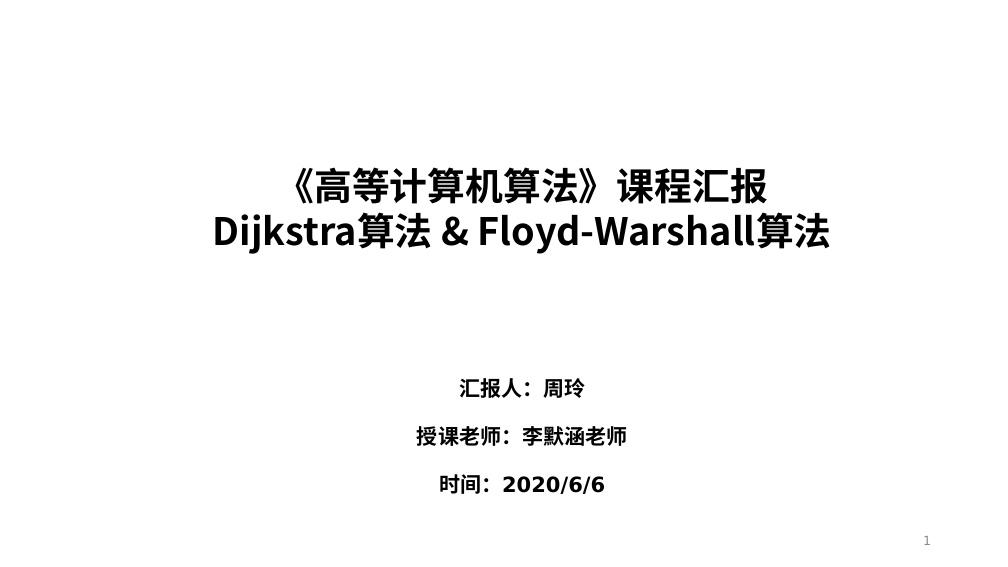
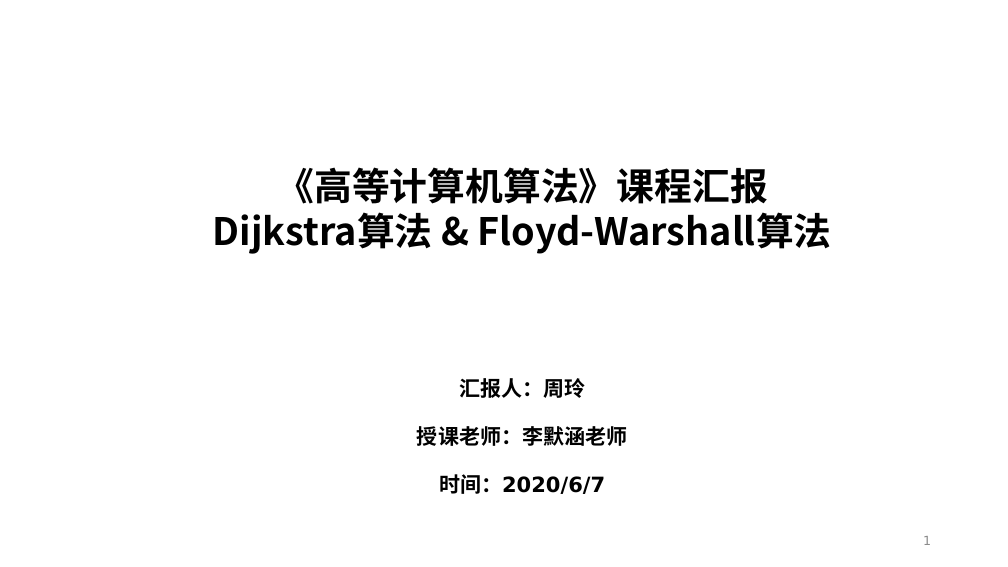
Before and after one commit to xjtuerz0/-, a slide deck: slide 1 of 高等计算机算法.pptx. Drawn at 1008x567 pixels with LibreOffice and Linux fonts; fonts in the diff are those of the drawing. Boxes give left, top, right and bottom in pixels: in the first picture for what was removed or moved away, otherwise in the second. Text is boxed around its words. In the diff, an @@ line names an element or a change of style, - is before the commit and + after.

```diff
--- a/高等计算机算法.pptx
+++ b/高等计算机算法.pptx
@@ text at (x1=439, y1=474, x2=605, y2=494): text changed @@
-时间：2020/6/6
+时间：2020/6/7
```
Also in this commit, not shown: 4 other slides changed.
